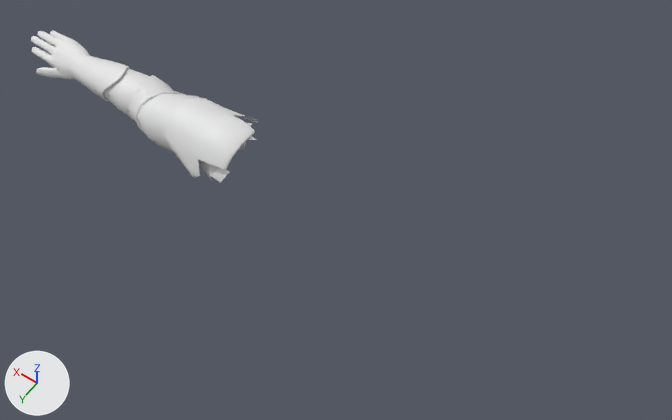
A saved change to the glTF model assets/animations/first_person/fp_arms.glb.
Before and after are seen from a camera (50 mm lens) standing at (-1.019, 1.011, 1.758) and looking at (-0.153, -0.201, -0.147). Every picture has the same lights, and +X, +Y and +Z are marked at lower left. The older version comes first. Where no turn or scale is listed for an object, it has been applied to the vertices.

In view in the first picture: 'elbowPads_geo', 'gloves_geo', 'shoulderPad_geo', 'topA_geo'.
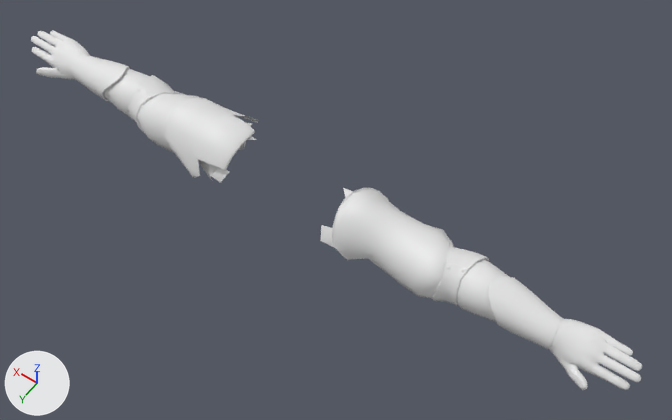
Pixel boxes (x1, y1, x2, y2) of what changed, in the pictures (672 x 420 px):
'topA_geo_left', added: after (320, 188, 509, 322)
'gloves_geo_left', added: after (488, 276, 642, 390)
'elbowPads_geo_left', added: after (432, 240, 489, 305)

Diff of the bpy script that builds the scene:
```diff
--- a/assets/animations/first_person/fp_arms.glb.py
+++ b/assets/animations/first_person/fp_arms.glb.py
@@ me_mesh_0_001 @@
+me_mesh_0_001.from_pydata(...)  # 276 vertices, 511 faces; spans x -0.667..-0.139, y -0.12..0.09, z 1.419..1.583
@@ me_mesh_1_001 @@
+me_mesh_1_001.from_pydata(...)  # 1248 vertices, 2476 faces; spans x -0.968..-0.582, y -0.071..0.072, z 1.454..1.573
@@ me_mesh_2_001 @@
+me_mesh_2_001.from_pydata(...)  # 209 vertices, 416 faces; spans x -0.536..-0.43, y -0.089..0.063, z 1.434..1.57
@@ ob_topa_geo_left @@
+ob_topa_geo_left = bpy.data.objects.new('topA_geo_left', me_mesh_0_001)
+ob_topa_geo_left.location = (-0.032, -0.168, -1.612)
@@ ob_gloves_geo_left @@
+ob_gloves_geo_left = bpy.data.objects.new('gloves_geo_left', me_mesh_1_001)
+ob_gloves_geo_left.location = (-0.032, -0.168, -1.612)
@@ ob_elbowpads_geo_left @@
+ob_elbowpads_geo_left = bpy.data.objects.new('elbowPads_geo_left', me_mesh_2_001)
+ob_elbowpads_geo_left.location = (-0.032, -0.168, -1.612)
```
